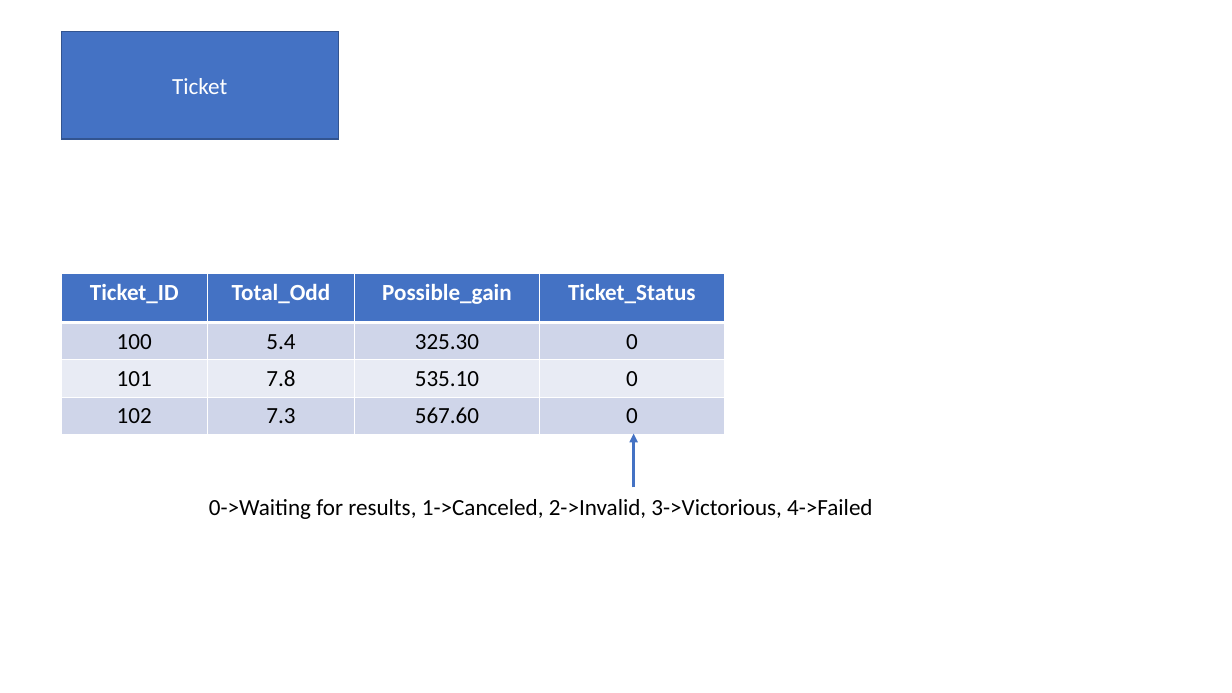
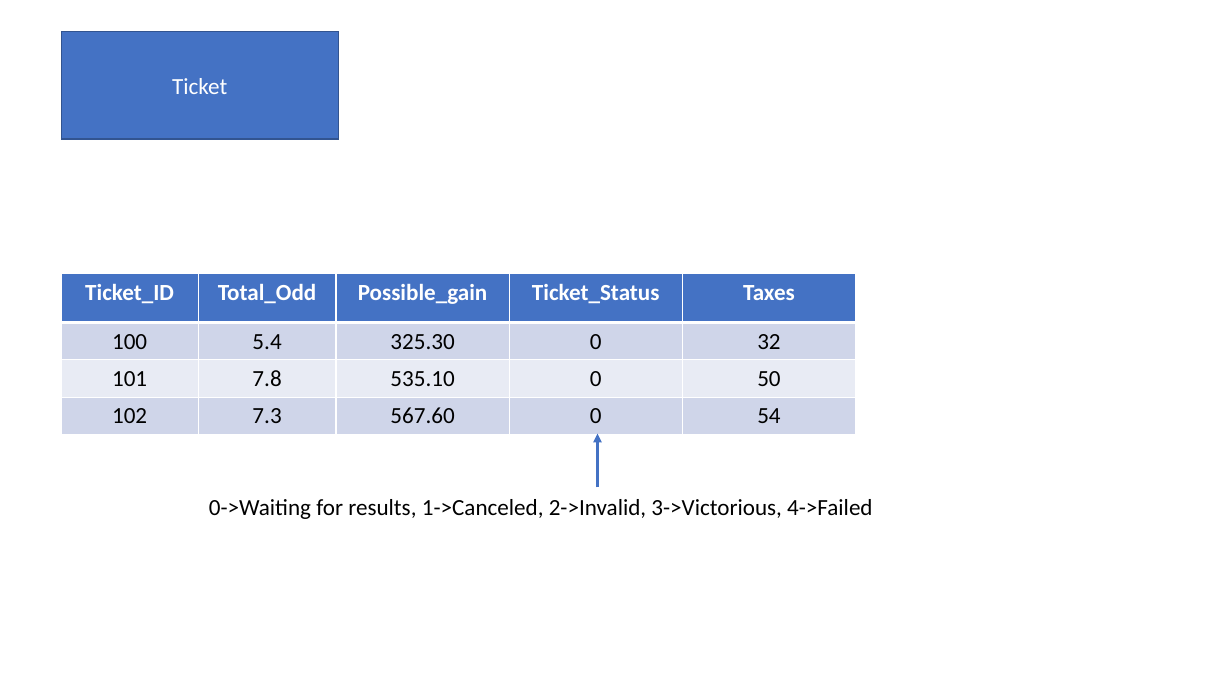
Before and after one commit to LjuboM/Betting-app, a slide deck: slide 4 of docs/Database Logic.pptx. Drawn at 1232x693 pixels with LibreOffice and Linux fonts; fonts in the diff are those of the drawing. Boxes give left, top, right and bottom in pixels: in the first picture for what was removed or moved away, otherwise in the second. Text is boxed around its words. In the diff, an @@ line names an element or a change of style, - is before the commit and + after.

Commit message:
Added Taxes to PPT

```diff
--- a/docs/Database Logic.pptx
+++ b/docs/Database Logic.pptx
@@ table at <box>61,274,854,434</box> @@
+column 5: Taxes | 32 | 50 | 54
@@ table: place and size @@
-table at <box>61,274,724,434</box>
+table at <box>61,274,854,434</box>
@@ arrow moved from (634, 488) - (634, 433) to (598, 488) - (598, 433) @@
```
